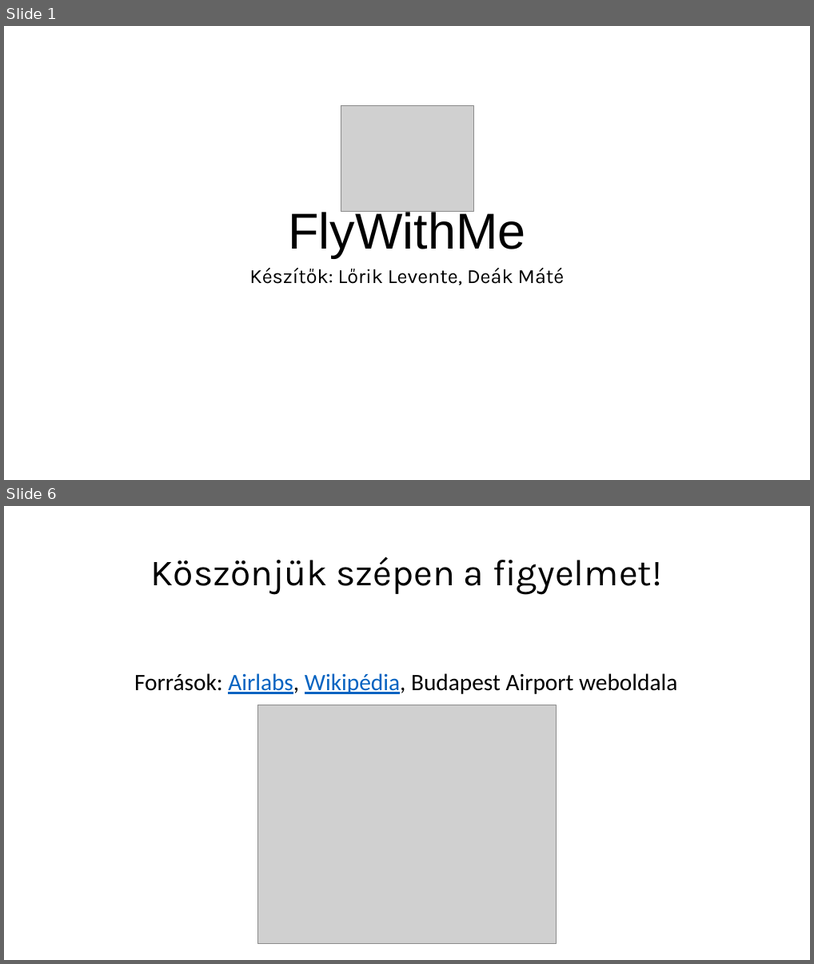
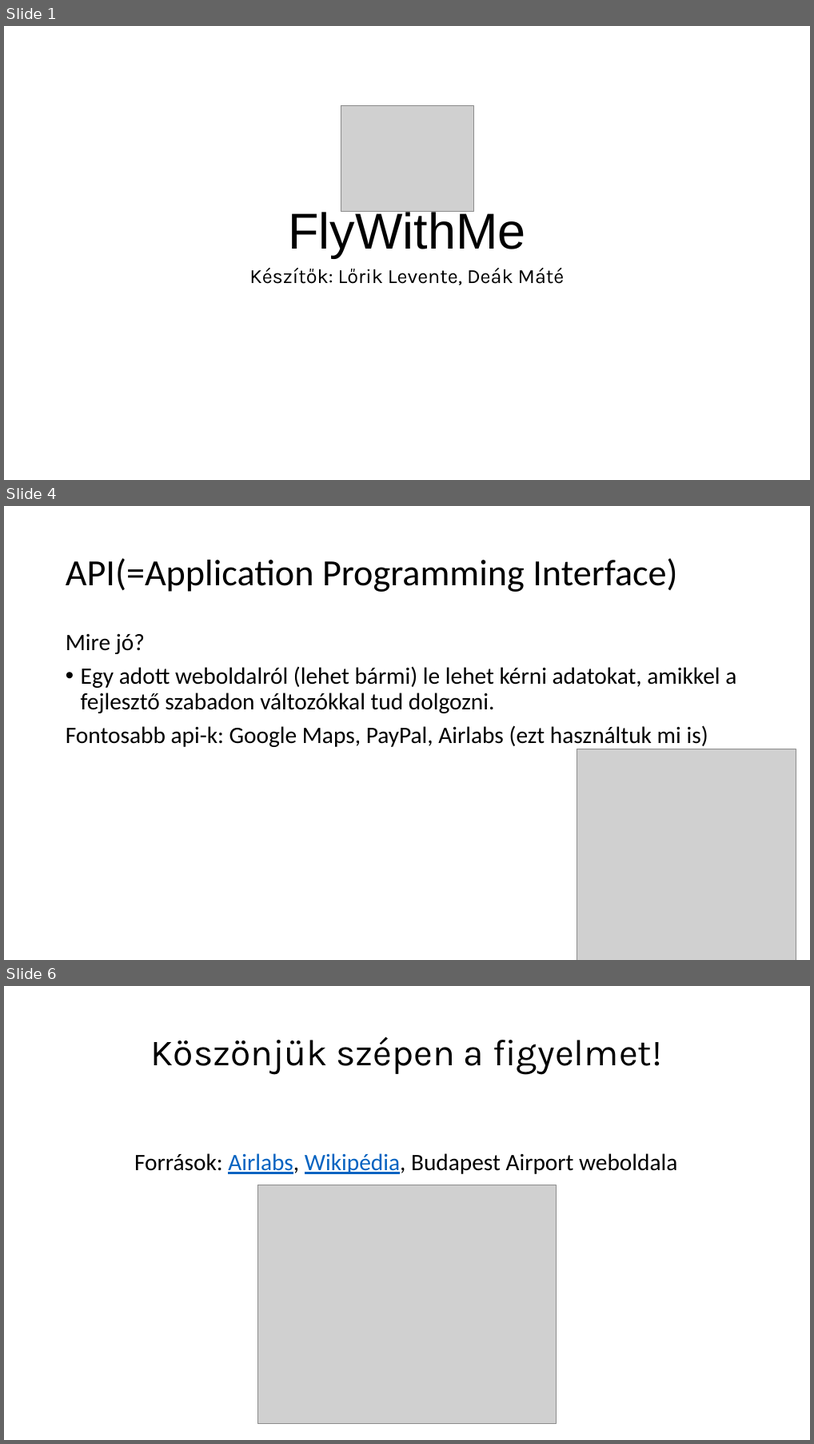
Before and after one commit to Levminer/flywithme, a slide deck: docs/FlyWithMe.pptx. Shown one above the other, each under a label of ours: slides 1 and 6 before the commit, slides 1, 4 and 6 after it; the slides between them are not shown. The pictures are 814x964 and 814x1444 pixels, drawn with LibreOffice and Linux fonts; fonts in the diff are those of the drawing; grey boxes stand for pictures. Boxes give left, top, right and bottom in pixels: in the first picture for what was removed or moved away, otherwise in the second. Text is boxed around its words. In the diff, an @@ line names an element or a change of style, - is before the commit and + after.

```diff
--- a/docs/FlyWithMe.pptx
+++ b/docs/FlyWithMe.pptx
@@ slide 4 added at (x1=4, y1=506, x2=810, y2=960), background #FFFFFF @@
@@ title added at (x1=66, y1=558, x2=678, y2=592), 44 pt, text #000000 @@
+API(=Application Programming Interface)
@@ text added at (x1=66, y1=633, x2=737, y2=747), 28 pt, text #000000 @@
+Mire jó?
+• Egy adott weboldalról (lehet bármi) le lehet kérni adatokat, amikkel a fejlesztő szabadon változókkal tud dolgozni.
+Fontosabb api-k: Google Maps, PayPal, Airlabs (ezt használtuk mi is)
@@ picture added at (x1=578, y1=748, x2=797, y2=960) @@
```
Also in this commit, not shown: 1 slide changed, 2 other slides added, 3 slides removed.
